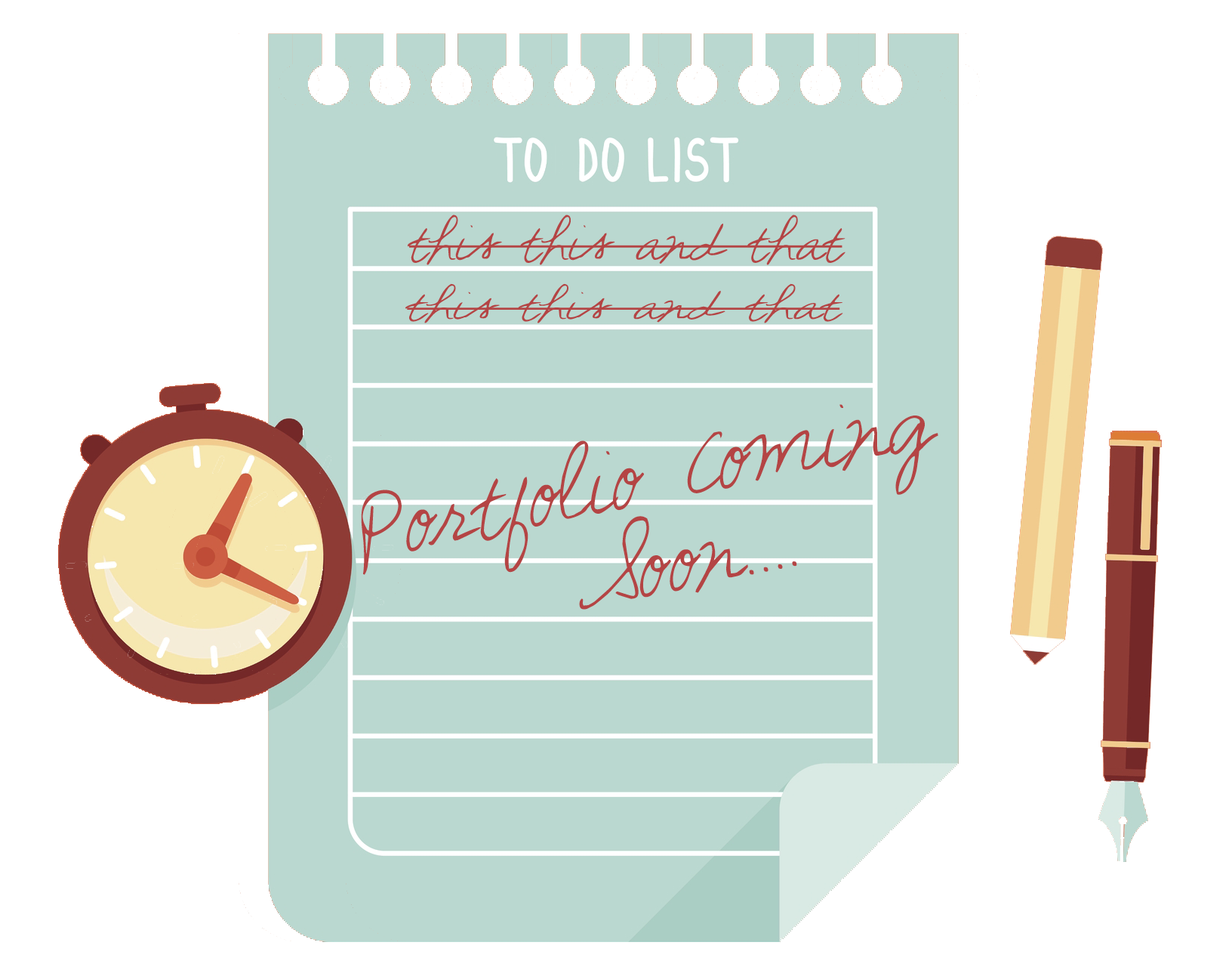
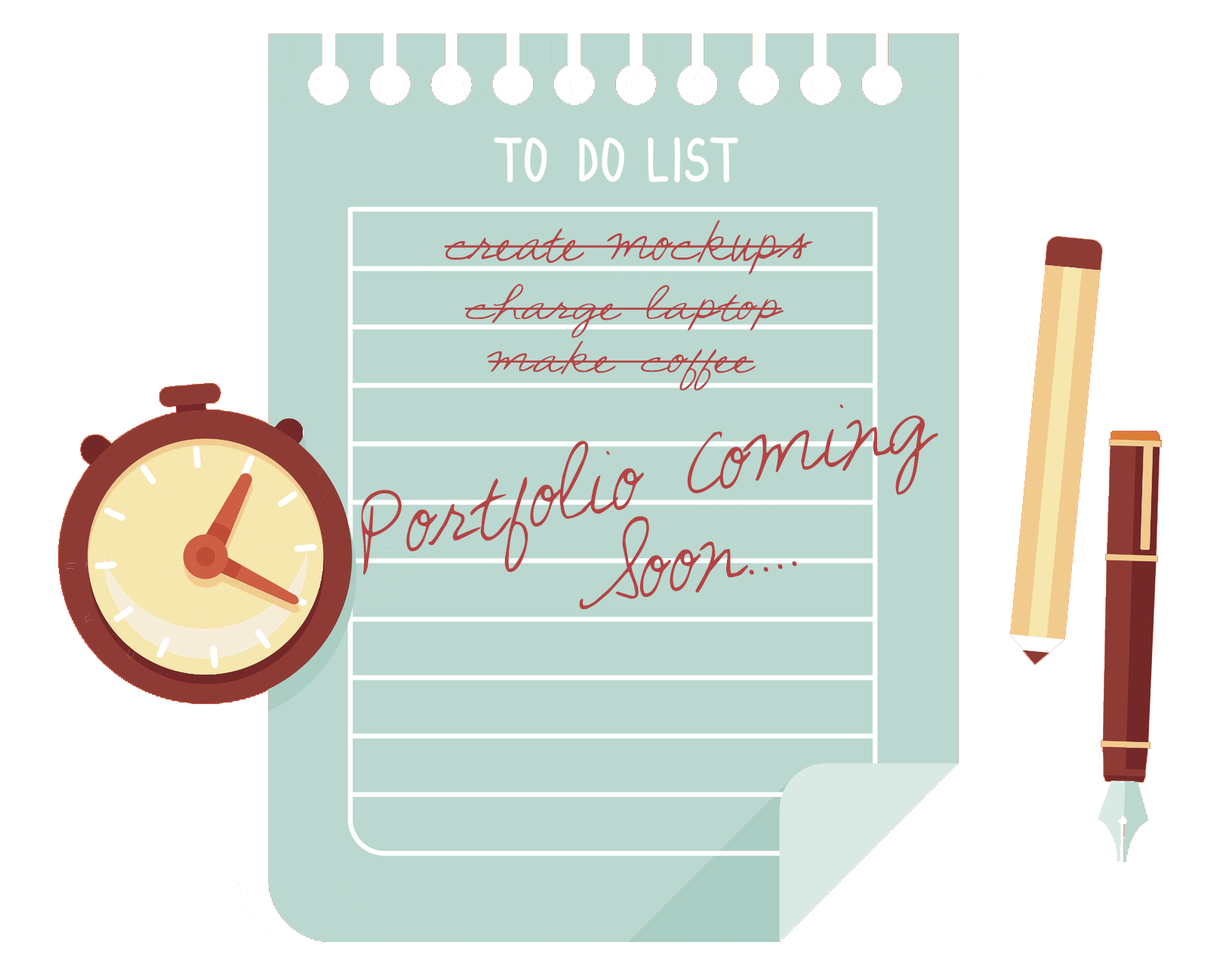
The second 1232 x 967 image is a revision of the first. Changes to its layers:
added layer "make coffee" above "charge laptop" over [487, 340, 757, 391]
renamed "this this and that copy 2" to "charge laptop", painted on it over [404, 283, 844, 338]
renamed "this this and that" to "create mockups", painted on it over [407, 214, 846, 275]
